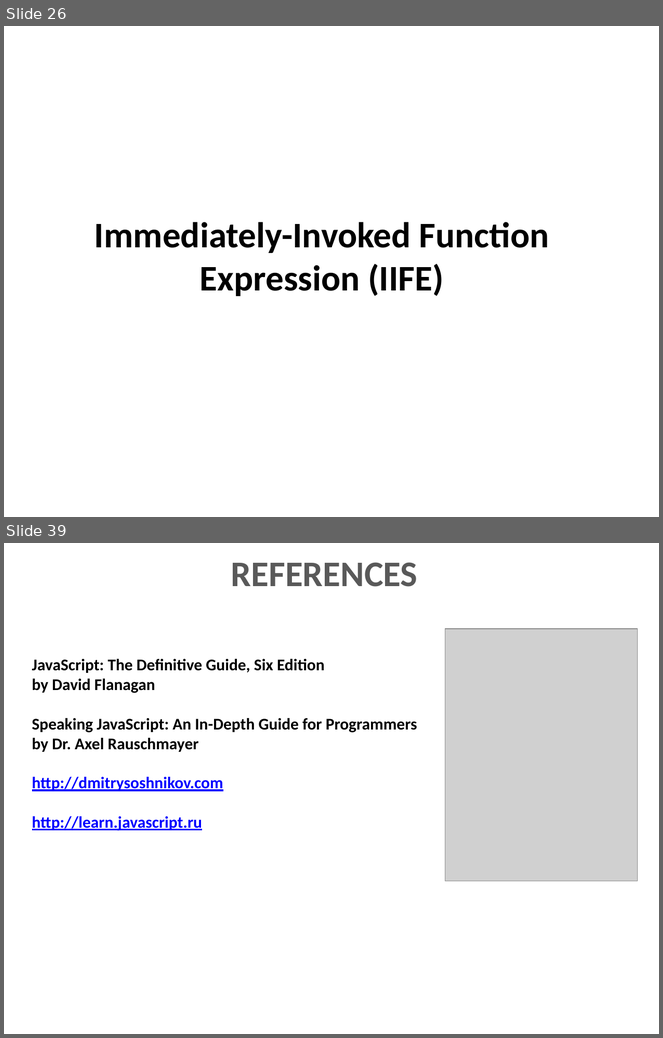
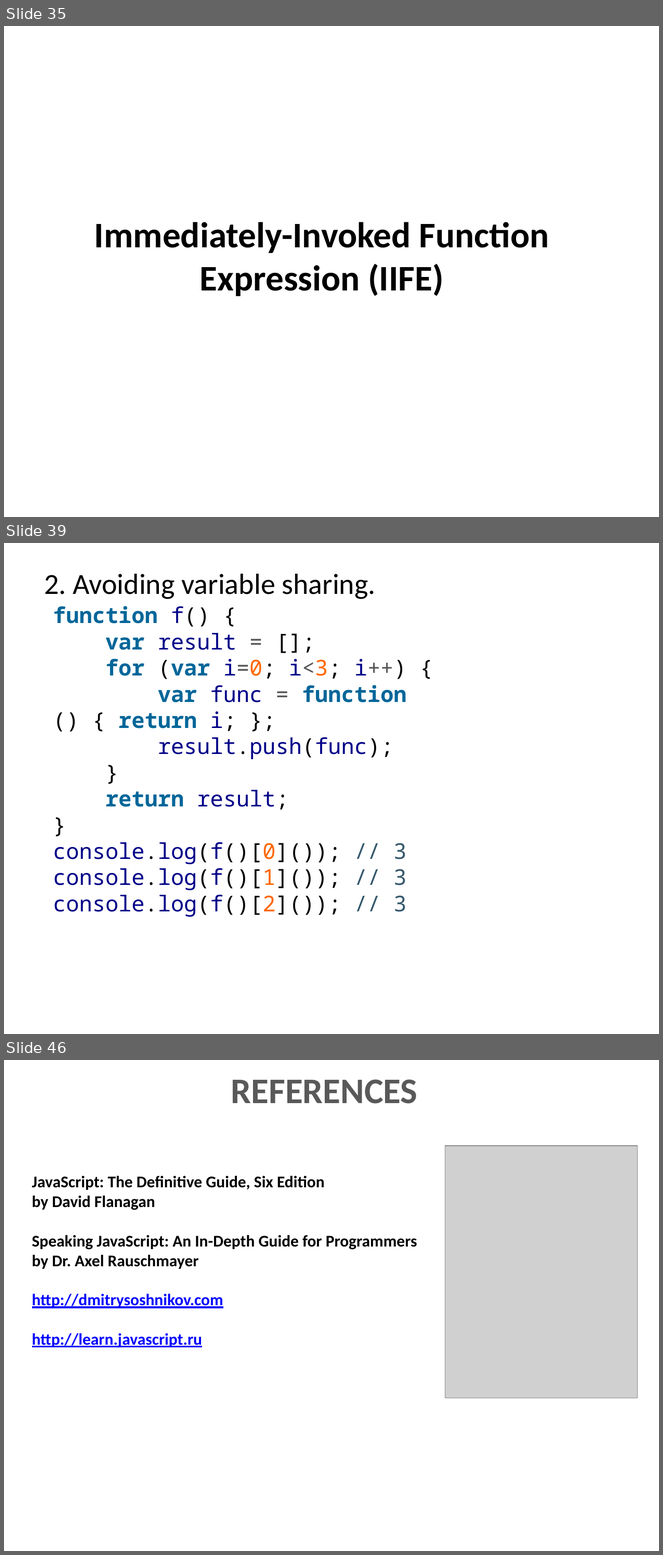
Before and after one commit to dzmitry-varabei/front-end-course, a slide deck: lecture-3-recap-scope/scope.pptx. Shown one above the other, each under a label of ours: slides 26 and 39 before the commit, slides 35, 39 and 46 after it; the slides between them are not shown. The pictures are 663x1038 and 663x1555 pixels, drawn with LibreOffice and Linux fonts; fonts in the diff are those of the drawing; grey boxes stand for pictures. Boxes give left, top, right and bottom in pixels: in the first picture for what was removed or moved away, otherwise in the second. Text is boxed around its words. In the diff, an @@ line names an element or a change of style, - is before the commit and + after.

```diff
--- a/lecture-3-recap-scope/scope.pptx
+++ b/lecture-3-recap-scope/scope.pptx
@@ slide 39 added at [4, 543, 659, 1034], background #FFFFFF @@
@@ text added at [44, 574, 376, 599], 32 pt, text #000000 @@
+2. Avoiding variable sharing.
@@ text added at [53, 606, 407, 917], 24 pt, text #000088 @@
+function f() {
+var result = [];
+for (var i=0; i<3; i++) {
+var func = function () { return i; };
+result.push(func);
+}
+return result;
+}
+console.log(f()[0]()); // 3
+console.log(f()[1]()); // 3
+console.log(f()[2]()); // 3
@@ what was slide 26 is now slide 35 @@
@@ what was slide 39 is now slide 46 @@
```
Also in this commit, not shown: 4 slides changed, 9 other slides added, 13 slides removed, 3 other files.
